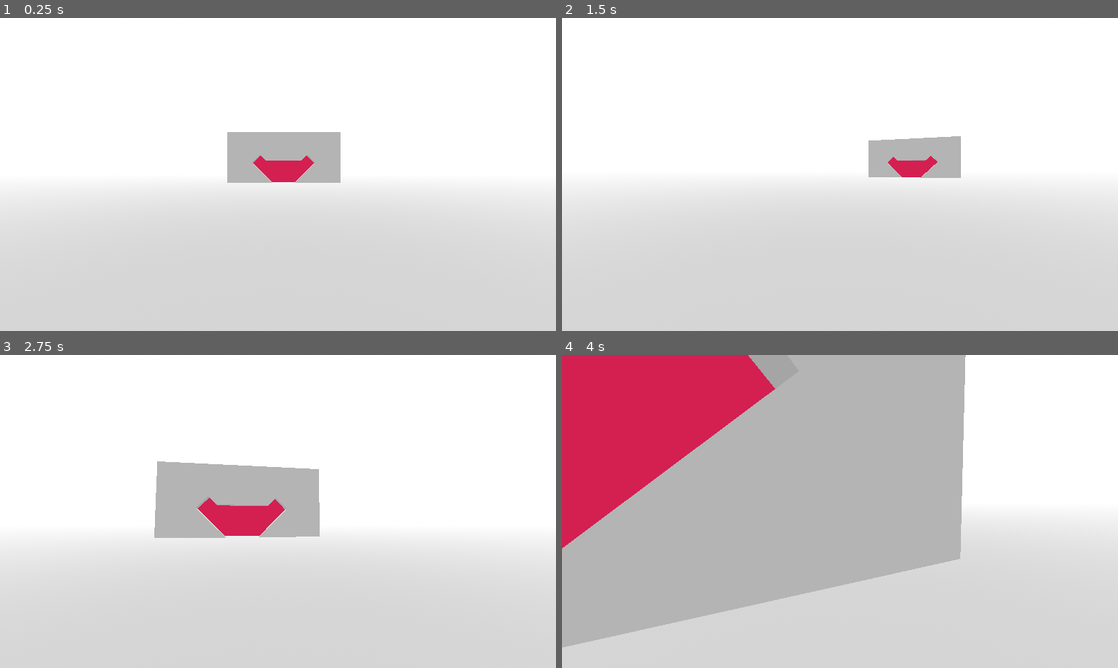
Above: before the commit, frames 1-4 (two rows, left to right).
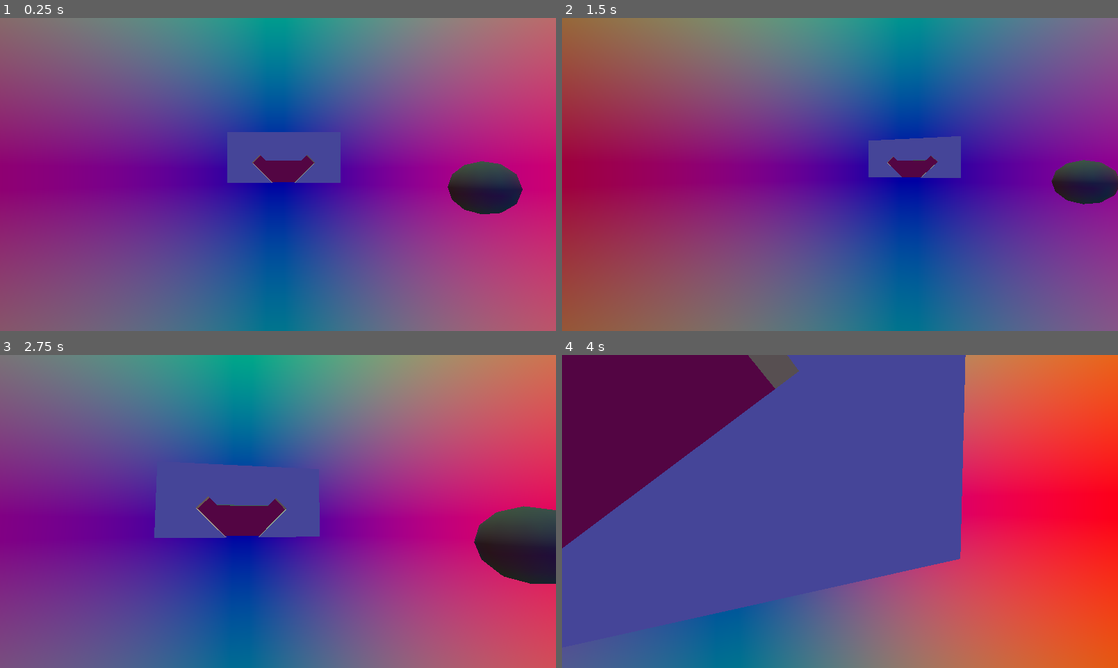
Above: after the commit, the same moments.

Repository: strawstack/MinnHax2024
Game: Godot game, scene res://main.tscn
Same seed, same stepped clock (60 frames per second), same inputs: the game is played once before the commit and once after it.
Inputs (mouse positions are in pixels of both pictures, inside the frame that each line leads up to):
- Up to frame 1 (0.25 s): no input
- Up to frame 2 (1.5 s): tap Enter at 0.5 s; move the mouse to (962, 158) at 0.52 s; hold D (right) 0.53-1.28 s; hold Shift (run) 0.53-1.28 s; click (962, 158) at 0.67 s; move the mouse to (812, 174) at 1.27 s; hold W (forward) from 1.28 s (still down); tap Shift (run) at 1.35 s
- Up to frame 3 (2.75 s): keep holding W (forward); move the mouse to (289, 505) at 2.02 s; hold Shift (run) from 2.03 s (still down)
- Up to frame 4 (4 s): keep holding W (forward); move the mouse to (834, 517) at 2.77 s; release Shift (run) at 2.78 s; tap Shift (run) at 2.85 s; move the mouse to (878, 514) at 3.52 s; hold Shift (run) from 3.53 s (still down)

The runs differ from the first frame. In frame 1, 100% of the frame differs, in the area x 0-100%, y 0-100%; in frame 2, 100%; in frame 3, 100%; in frame 4, 100%.

Commit message:
Testing

Diff:
--- /dev/null
+++ b/MinnHax2024/Environments/env_all_white.tres
@@ -0,0 +1,18 @@
+[gd_resource type="Environment" load_steps=3 format=3 uid="uid://cye8yg5e3n4of"]
+
+[sub_resource type="ProceduralSkyMaterial" id="ProceduralSkyMaterial_fjwlw"]
+sky_top_color = Color(1, 1, 1, 1)
+sky_horizon_color = Color(1, 1, 1, 1)
+sky_curve = 0.000222029
+ground_bottom_color = Color(0.834614, 0.834614, 0.834614, 1)
+ground_horizon_color = Color(1, 1, 1, 1)
+ground_curve = 0.0828212
+sun_angle_max = 0.0
+
+[sub_resource type="Sky" id="Sky_yyeu2"]
+sky_material = SubResource("ProceduralSkyMaterial_fjwlw")
+
+[resource]
+background_mode = 2
+background_color = Color(0.919958, 0.672808, 0.490278, 1)
+sky = SubResource("Sky_yyeu2")
--- /dev/null
+++ b/MinnHax2024/SkyShaderMat/sky.tres
@@ -0,0 +1,62 @@
+[gd_resource type="VisualShader" load_steps=5 format=3 uid="uid://d32t88eel2xsm"]
+
+[sub_resource type="VisualShaderNodeInput" id="VisualShaderNodeInput_ifl8p"]
+input_name = "eyedir"
+
+[sub_resource type="VisualShaderNodeMix" id="VisualShaderNodeMix_yv26y"]
+default_input_values = [0, Vector3(0, 0, 0), 1, Vector3(1, 1, 1), 2, Vector3(0.5, 0.5, 0.5)]
+op_type = 3
+
+[sub_resource type="VisualShaderNodeVectorCompose" id="VisualShaderNodeVectorCompose_ftlds"]
+
+[sub_resource type="VisualShaderNodeFloatConstant" id="VisualShaderNodeFloatConstant_ekaq4"]
+constant = 0.5
+
+[resource]
+code = "shader_type sky;
+
+
+
+void sky() {
+// Input:2
+	vec3 n_out2p0 = EYEDIR;
+
+
+// VectorCompose:4
+	float n_in4p0 = 0.00000;
+	float n_in4p1 = 0.00000;
+	float n_in4p2 = 0.00000;
+	vec3 n_out4p0 = vec3(n_in4p0, n_in4p1, n_in4p2);
+
+
+// Mix:3
+	vec3 n_in3p1 = vec3(1.00000, 1.00000, 1.00000);
+	vec3 n_out3p0 = mix(n_out2p0, n_in3p1, n_out4p0);
+
+
+// FloatConstant:5
+	float n_out5p0 = 0.500000;
+
+
+// Output:0
+	COLOR = n_out3p0;
+	ALPHA = n_out5p0;
+
+
+}
+"
+mode = 3
+flags/use_half_res_pass = false
+flags/use_quarter_res_pass = false
+flags/disable_fog = false
+flags/use_debanding = false
+nodes/sky/0/position = Vector2(340, 280)
+nodes/sky/2/node = SubResource("VisualShaderNodeInput_ifl8p")
+nodes/sky/2/position = Vector2(-280, 240)
+nodes/sky/3/node = SubResource("VisualShaderNodeMix_yv26y")
+nodes/sky/3/position = Vector2(80, 320)
+nodes/sky/4/node = SubResource("VisualShaderNodeVectorCompose_ftlds")
+nodes/sky/4/position = Vector2(-122.709, 471.775)
+nodes/sky/5/node = SubResource("VisualShaderNodeFloatConstant_ekaq4")
+nodes/sky/5/position = Vector2(-440, 400)
+nodes/sky/connections = PackedInt32Array(2, 0, 3, 0, 3, 0, 0, 0, 4, 0, 3, 2, 5, 0, 0, 1)
--- a/MinnHax2024/main.tres
+++ b/MinnHax2024/main.tres
@@ -36,7 +36,6 @@
 
 }
 "
-graph_offset = Vector2(216.74, -1.64639)
 nodes/fragment/0/position = Vector2(860, 20)
 nodes/fragment/2/node = SubResource("VisualShaderNodeColorConstant_7ql3w")
 nodes/fragment/2/position = Vector2(604.497, -20.0334)
--- a/MinnHax2024/main.tscn
+++ b/MinnHax2024/main.tscn
@@ -1,27 +1,23 @@
-[gd_scene load_steps=39 format=3 uid="uid://baeyvpsxdj0lh"]
-
+[gd_scene load_steps=42 format=3 uid="uid://baeyvpsxdj0lh"]
+
+[ext_resource type="Shader" uid="uid://d32t88eel2xsm" path="res://SkyShaderMat/sky.tres" id="1_d7pbc"]
 [ext_resource type="Shader" uid="uid://dsj3wm5fygniu" path="res://main.tres" id="1_hrq3o"]
 [ext_resource type="Shader" uid="uid://ug5deodmky6m" path="res://red.tres" id="1_hy5qq"]
 [ext_resource type="Shader" uid="uid://d0vshnmxcw61m" path="res://wall.tres" id="1_iioqs"]
 [ext_resource type="Script" path="res://movement.gd" id="1_yh34y"]
 [ext_resource type="Shader" uid="uid://csncqbd0ugcre" path="res://grey.tres" id="3_mmhd3"]
-
-[sub_resource type="ProceduralSkyMaterial" id="ProceduralSkyMaterial_fjwlw"]
-sky_top_color = Color(1, 1, 1, 1)
-sky_horizon_color = Color(1, 1, 1, 1)
-sky_curve = 0.000222029
-ground_bottom_color = Color(0.834614, 0.834614, 0.834614, 1)
-ground_horizon_color = Color(1, 1, 1, 1)
-ground_curve = 0.0828212
-sun_angle_max = 0.0
-
-[sub_resource type="Sky" id="Sky_yyeu2"]
-sky_material = SubResource("ProceduralSkyMaterial_fjwlw")
-
-[sub_resource type="Environment" id="Environment_dkwal"]
+[ext_resource type="Shader" uid="uid://drp03q8cg06ar" path="res://sphere.tres" id="7_n15io"]
+
+[sub_resource type="ShaderMaterial" id="ShaderMaterial_77q3v"]
+shader = ExtResource("1_d7pbc")
+
+[sub_resource type="Sky" id="Sky_nd04t"]
+sky_material = SubResource("ShaderMaterial_77q3v")
+
+[sub_resource type="Environment" id="Environment_i5ftr"]
 background_mode = 2
-background_color = Color(0.919958, 0.672808, 0.490278, 1)
-sky = SubResource("Sky_yyeu2")
+sky = SubResource("Sky_nd04t")
+ambient_light_source = 3
 
 [sub_resource type="CapsuleMesh" id="CapsuleMesh_xaydc"]
 
@@ -336,10 +332,14 @@
 blend_shape_mode = 0
 shadow_mesh = SubResource("ArrayMesh_512qm")
 
+[sub_resource type="ShaderMaterial" id="ShaderMaterial_8q3a3"]
+render_priority = 0
+shader = ExtResource("7_n15io")
+
 [node name="main" type="Node3D"]
 
 [node name="WorldEnvironment" type="WorldEnvironment" parent="."]
-environment = SubResource("Environment_dkwal")
+environment = SubResource("Environment_i5ftr")
 
 [node name="Player" type="CharacterBody3D" parent="."]
 transform = Transform3D(1, 0, 0, 0, 1, 0, 0, 0, 1, -1, 0, 42)
@@ -365,7 +365,6 @@
 transform = Transform3D(-4.37114e-08, 0, -1, 0, 1, 0, 1, 0, -4.37114e-08, -7, -1, 10)
 
 [node name="Cube" type="MeshInstance3D" parent="MinnHax2025"]
-transform = Transform3D(1, 0, 0, 0, 1, 0, 0, 0, 1, 0, 0, 0)
 visible = false
 mesh = SubResource("ArrayMesh_w02wt")
 skeleton = NodePath("")
@@ -428,3 +427,8 @@
 transform = Transform3D(1, 0, 0, 0, 1, 0, 0, 0, 1, 0, 2, -1)
 mesh = SubResource("ArrayMesh_xn2qt")
 skeleton = NodePath("")
+
+[node name="CSGSphere3D" type="CSGSphere3D" parent="."]
+transform = Transform3D(1, 0, 0, 0, 1, 0, 0, 0, 1, 22, 0, 19)
+material_override = SubResource("ShaderMaterial_8q3a3")
+radius = 3.0
--- /dev/null
+++ b/MinnHax2024/sphere.tres
@@ -0,0 +1,42 @@
+[gd_resource type="VisualShader" load_steps=5 format=3 uid="uid://drp03q8cg06ar"]
+
+[sub_resource type="VisualShaderNodeInput" id="VisualShaderNodeInput_eyf3s"]
+input_name = "viewport_size"
+
+[sub_resource type="FastNoiseLite" id="FastNoiseLite_l2gy4"]
+frequency = 0.0012
+
+[sub_resource type="NoiseTexture2D" id="NoiseTexture2D_8lj1x"]
+noise = SubResource("FastNoiseLite_l2gy4")
+
+[sub_resource type="VisualShaderNodeTexture" id="VisualShaderNodeTexture_n1x7h"]
+texture = SubResource("NoiseTexture2D_8lj1x")
+
+[resource]
+code = "shader_type spatial;
+render_mode blend_mix, depth_draw_opaque, cull_back, diffuse_lambert, specular_schlick_ggx;
+
+uniform sampler2D tex_frg_4;
+
+
+
+void fragment() {
+// Input:3
+	vec2 n_out3p0 = VIEWPORT_SIZE;
+
+
+// Texture2D:4
+	vec4 n_out4p0 = texture(tex_frg_4, n_out3p0);
+
+
+// Output:0
+	ALBEDO = vec3(n_out4p0.xyz);
+
+
+}
+"
+nodes/fragment/3/node = SubResource("VisualShaderNodeInput_eyf3s")
+nodes/fragment/3/position = Vector2(-580, 320)
+nodes/fragment/4/node = SubResource("VisualShaderNodeTexture_n1x7h")
+nodes/fragment/4/position = Vector2(-77.081, 243.709)
+nodes/fragment/connections = PackedInt32Array(3, 0, 4, 0, 4, 0, 0, 0)
--- a/MinnHax2024/wall.tres
+++ b/MinnHax2024/wall.tres
@@ -28,7 +28,6 @@
 
 }
 "
-graph_offset = Vector2(-555.967, 39.4463)
 nodes/fragment/2/node = SubResource("VisualShaderNodeTexture_a7utc")
 nodes/fragment/2/position = Vector2(-20, 180)
 nodes/fragment/connections = PackedInt32Array(2, 0, 0, 8)
Binary file removed: MinnHax2024/MinnHax2024.glb
Not shown, removed: MinnHax2024/MinnHax2024.glb.import
Not shown, added: MinnHax2024/addons/shaderV/examples/basic_examples.tscn
Binary file added: MinnHax2024/addons/shaderV/examples/godot_logo.png
Not shown, added: MinnHax2024/addons/shaderV/examples/godot_logo.png.import
Not shown, added: MinnHax2024/addons/shaderV/rgba/BCSAdjustment.gd
Not shown, added: MinnHax2024/addons/shaderV/rgba/BCSAdjustment.gdshaderinc
Not shown, added: MinnHax2024/addons/shaderV/rgba/blackNwhite.gd
Not shown, added: MinnHax2024/addons/shaderV/rgba/blackNwhite.gdshaderinc
Not shown, added: MinnHax2024/addons/shaderV/rgba/blendAwithB.gd
Not shown, added: MinnHax2024/addons/shaderV/rgba/blendAwithB.gdshaderinc
Not shown, added: MinnHax2024/addons/shaderV/rgba/bloom.gd
(and 176 more such lines)
